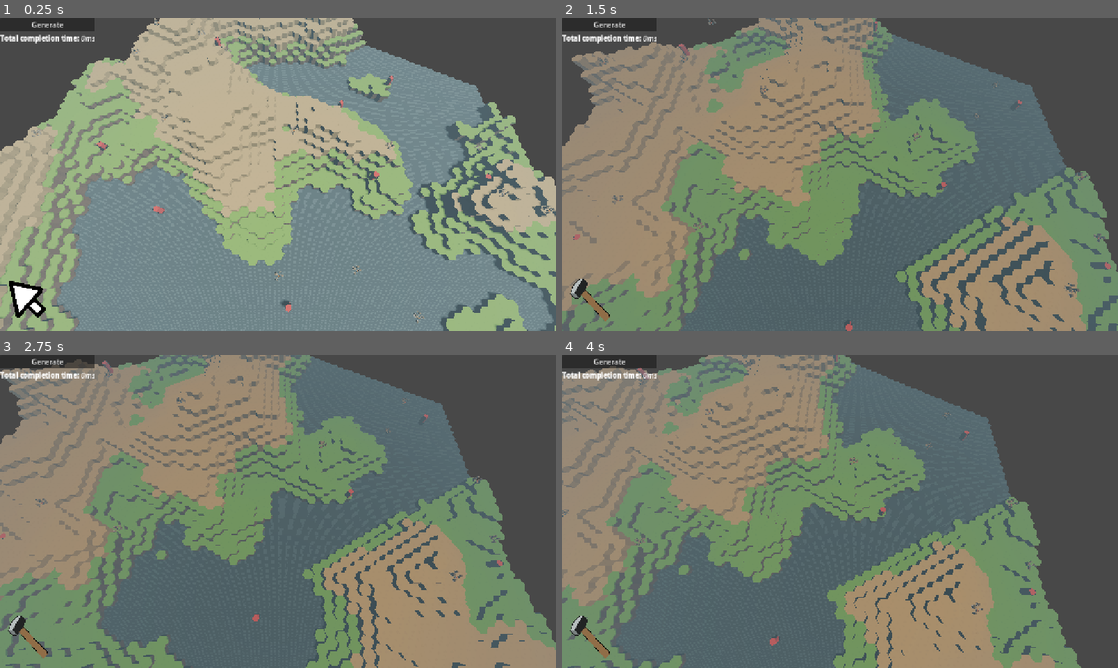
Above: before the commit, frames 1-4 (two rows, left to right).
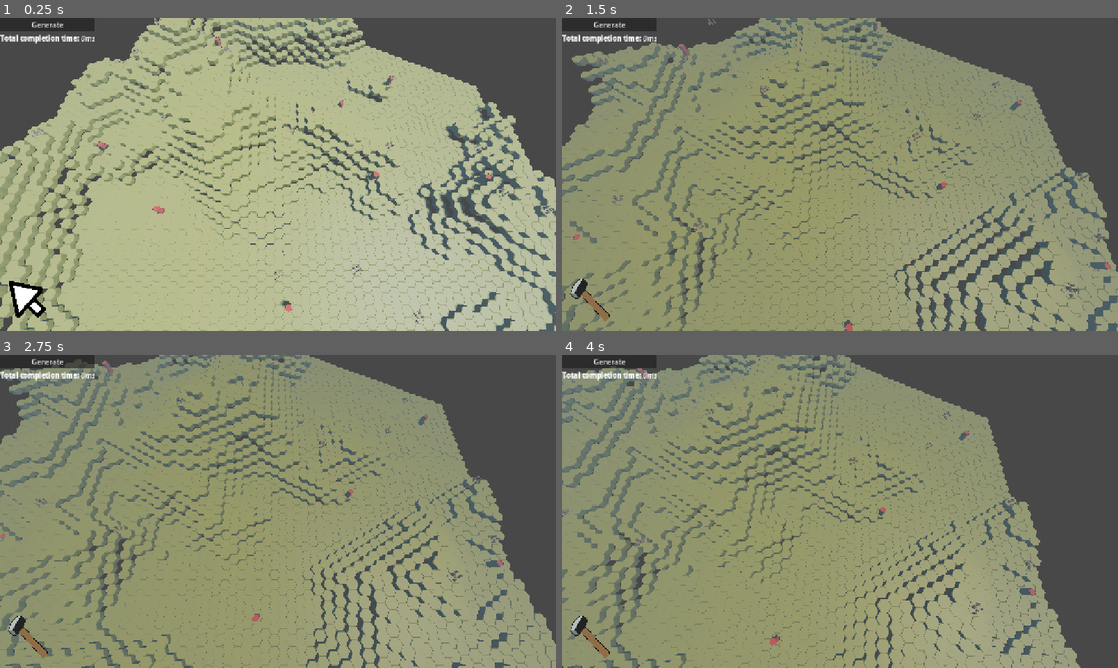
Above: after the commit, the same moments.

Repository: forzinkahd/HexaKingdomGameRepo
Game: Godot game, scene res://Scenes/GameScene.tscn
Same seed, same stepped clock (60 frames per second), same inputs: the game is played once before the commit and once after it.
Inputs (mouse positions are in pixels of both pictures, inside the frame that each line leads up to):
- Up to frame 1 (0.25 s): no input
- Up to frame 2 (1.5 s): click "Generate" at 0.5 s; tap Enter at 1.25 s; move the mouse to (962, 158) at 1.27 s; hold D (MoveRight) from 1.28 s (still down); tap 2 (Build) at 1.35 s; click (962, 158) at 1.42 s
- Up to frame 3 (2.75 s): move the mouse to (166, 527) at 2.02 s; release D (MoveRight) at 2.03 s; hold S (MoveBackwards) from 2.03 s (still down); click (166, 527) at 2.1 s
- Up to frame 4 (4 s): move the mouse to (895, 442) at 2.77 s; release S (MoveBackwards) at 2.78 s; hold D (MoveRight) 2.78-3.53 s; right-click (895, 442) at 2.85 s; move the mouse to (812, 574) at 3.52 s; hold W (MoveForward) from 3.53 s (still down); tap Q (RotateCameraLeft) at 3.6 s; click (812, 574) at 3.67 s

The runs differ from the first frame. In frame 1, 61% of the frame differs, in the area x 0-100%, y 0-100%; in frame 2, 49%; in frame 3, 51%; in frame 4, 51%.

Commit message:
Place custom grass tiles, orientation

Diff:
--- a/Resources/world_theme.gd
+++ b/Resources/world_theme.gd
@@ -2,5 +2,16 @@
 class_name WorldTheme
 
 # This script holds the various tiles for the terrain
+# update packed scenes in .tres!!!!!!!!!!!!!!!!!!!!!!!!!!!!!!!!!!!!!!
 
 @export var grass_tile_scene: PackedScene
+@export var grass_side_scene: PackedScene
+@export var grass_bottom_scene: PackedScene
+
+@export var stone_tile_scene: PackedScene
+@export var stone_side_scene: PackedScene
+@export var stone_bottom_scene: PackedScene
+
+@export var dirt_tile_scene: PackedScene
+@export var dirt_side_scene: PackedScene
+@export var dirt_bottom_scene: PackedScene
--- a/Resources/world_theme_resource.tres
+++ b/Resources/world_theme_resource.tres
@@ -1,7 +1,17 @@
 [gd_resource type="Resource" script_class="WorldTheme" format=3 uid="uid://dhdal01tj7qvh"]
 
+[ext_resource type="PackedScene" uid="uid://cpkut0wimmfj6" path="res://Scenes/TerrainVoxels/tile_base_grass.tscn" id="1_icrjr"]
 [ext_resource type="Script" uid="uid://bfdmepmayfg4u" path="res://Resources/world_theme.gd" id="1_n8hqk"]
 
 [resource]
 script = ExtResource("1_n8hqk")
+grass_tile_scene = ExtResource("1_icrjr")
+grass_side_scene = ExtResource("1_icrjr")
+grass_bottom_scene = ExtResource("1_icrjr")
+stone_tile_scene = ExtResource("1_icrjr")
+stone_side_scene = ExtResource("1_icrjr")
+stone_bottom_scene = ExtResource("1_icrjr")
+dirt_tile_scene = ExtResource("1_icrjr")
+dirt_side_scene = ExtResource("1_icrjr")
+dirt_bottom_scene = ExtResource("1_icrjr")
 metadata/_custom_type_script = "uid://bfdmepmayfg4u"
--- a/Scenes/TerrainVoxels/tile_base_grass.tscn
+++ b/Scenes/TerrainVoxels/tile_base_grass.tscn
@@ -5,4 +5,4 @@
 [node name="Tile_BaseGrass" type="Node3D" unique_id=742239584]
 
 [node name="hex_grass2" parent="." unique_id=1467486147 instance=ExtResource("1_36lg7")]
-transform = Transform3D(1, 0, 0, 0, 1, 0, 0, 0, 1, 0, 1, 0)
+transform = Transform3D(0.749978, 0, 0.433, 0, 1, 0, -0.433, 0, 0.749978, 0, 0, 0)
--- a/scripts/WorldGen/Voxel/chunk.gd
+++ b/scripts/WorldGen/Voxel/chunk.gd
@@ -7,6 +7,7 @@
 
 func init_chunk():
 	generate_collider()
+	layers = 0				# hide chunk visuals but keep colliders
 	add_to_group("voxels")
 	fill_pos_dict()
 
--- a/scripts/WorldGen/Voxel/voxel_generator.gd
+++ b/scripts/WorldGen/Voxel/voxel_generator.gd
@@ -24,6 +24,10 @@
 
 
 func generate_chunk(_map : Array[Voxel], interval) -> Chunk:
+
+	surface_voxels.clear()
+	map_dict.clear() # good hygiene, avoids stale lookups
+
 	map = _map
 	settings = WorldMap.world_settings
 	var verts = PackedVector3Array()
@@ -70,7 +74,16 @@
 	chunk.mesh = surface.commit()
 	chunk.voxels = map
 	chunk.material_override = settings.material
+
+	# Spawn custom visuals
+	_spawn_surface_tiles(chunk)
+
 	return chunk
+	"""var chunk = Chunk.new()
+	chunk.mesh = surface.commit()
+	chunk.voxels = map
+	chunk.material_override = settings.material
+	return chunk"""
 
 
 func process_voxels() -> Vector2i:
@@ -317,8 +330,25 @@
 	# Map local_uv [0..1] into this rectangle
 	return uv_min + local_uv * (uv_max - uv_min)
 
-# Given a voxel type, choose the according scene
-func _scene_for_voxel_type(t):
+
+func _spawn_surface_tiles(chunk: Chunk) -> void:
+	if theme == null:
+		push_warning("VoxelGenerator.theme is null - no tiles will be spawned.")
+		return
+
+	for v: Voxel in surface_voxels:
+		var scene := _scene_for_voxel_type(v.type)
+		if scene == null:
+			continue
+
+		var inst := scene.instantiate() as Node3D
+		# Place on top of the procedural prism
+		inst.position = v.world_position + Vector3(0, settings.voxel_height, 0)
+
+		chunk.add_child(inst)
+
+
+func _scene_for_voxel_type(t) -> PackedScene:
 	match t:
 		VoxelData.voxel_type.GRASS:
 			return theme.grass_tile_scene
--- a/scripts/WorldGen/world_gen.gd
+++ b/scripts/WorldGen/world_gen.gd
@@ -47,6 +47,7 @@
 	chunks.add_child(new_chunk)
 	new_chunk.init_chunk()
 	interval["Create Voxel Mesh -- "] = Time.get_ticks_msec()
+	#print("World theme is: ", world_theme)
 
 	## Spawn villages and units
 	if settings.spawn_villages_and_units:
